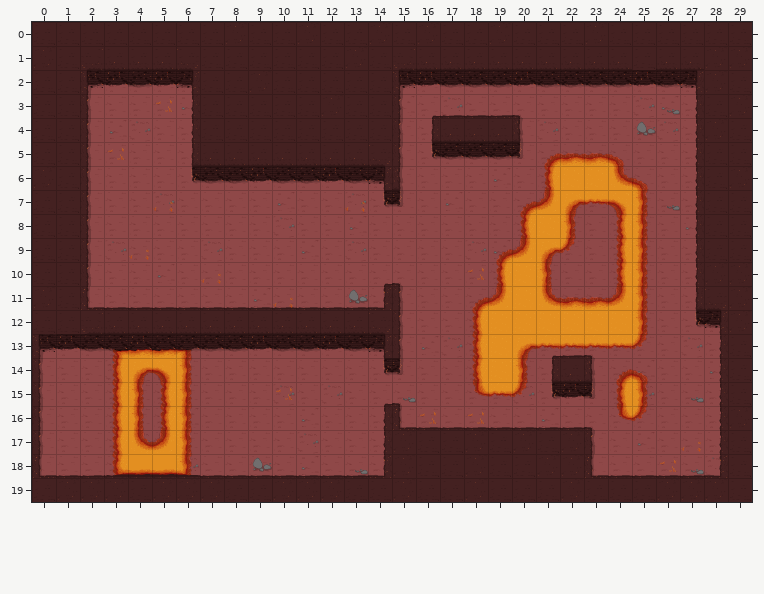
A Tiled map (JSON) gets an edit: assets/tilemaps/map1.json. The picture above is the old version.
Cells are 64x64 px. Shown: x 0..29, y 0..19. Tiles whose own drawing changed are shown in their newer look in all pictures.
The same view after the edit:
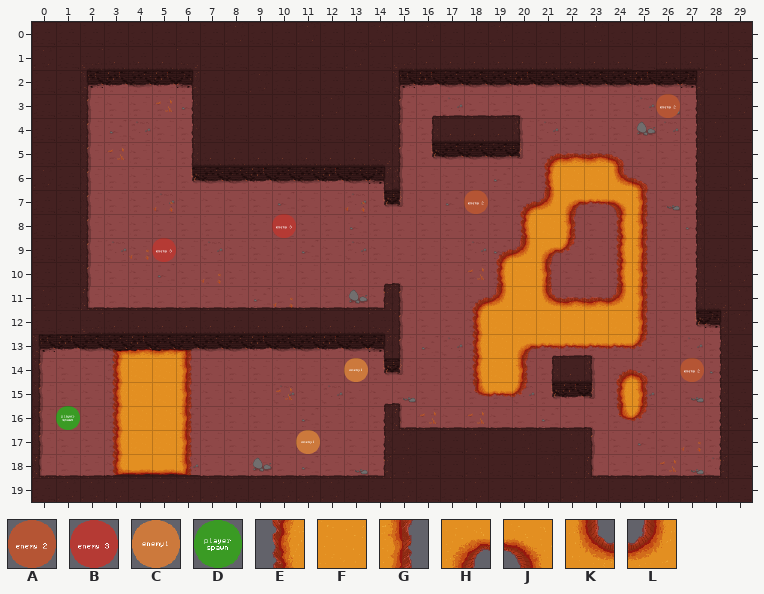
Key: from "tiles 1": A 5, B 6, C 13, D 14, E 56, F 57, G 58, H 62, J 63, K 70, L 71.
_ is an empty cell, . an unchanged one.
Tiles of an added or newly shown layer are drawn over the layers below it.
What changed:
--- layer "1"
@@ x 4..5 @@
-14 HJ
-15 GE
-16 GE
-17 KL
+14 FF
+15 FF
+16 FF
+17 FF
--- layer "markers" (added)
@@ x 26..26 @@
- 3 _
+ 3 A
@@ x 5..18 @@
- 7 ............._
- 8 ....._........
- 9 _.............
+ 7 .............A
+ 8 .....B........
+ 9 B.............
@@ x 13..27 @@
-14 _............._
+14 C.............A
@@ x 1..11 @@
-16 _..........
-17 .........._
+16 D..........
+17 ..........C
